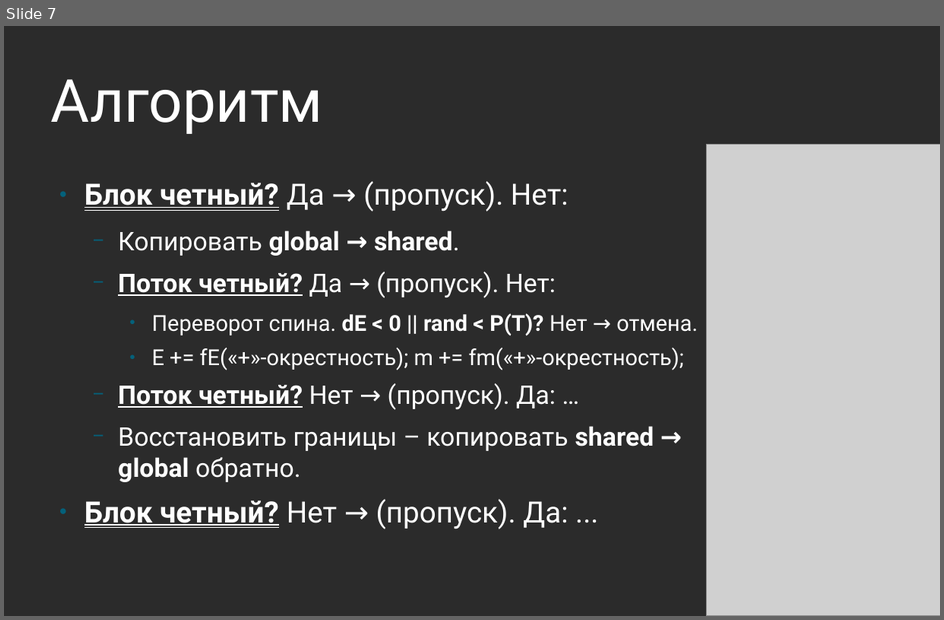
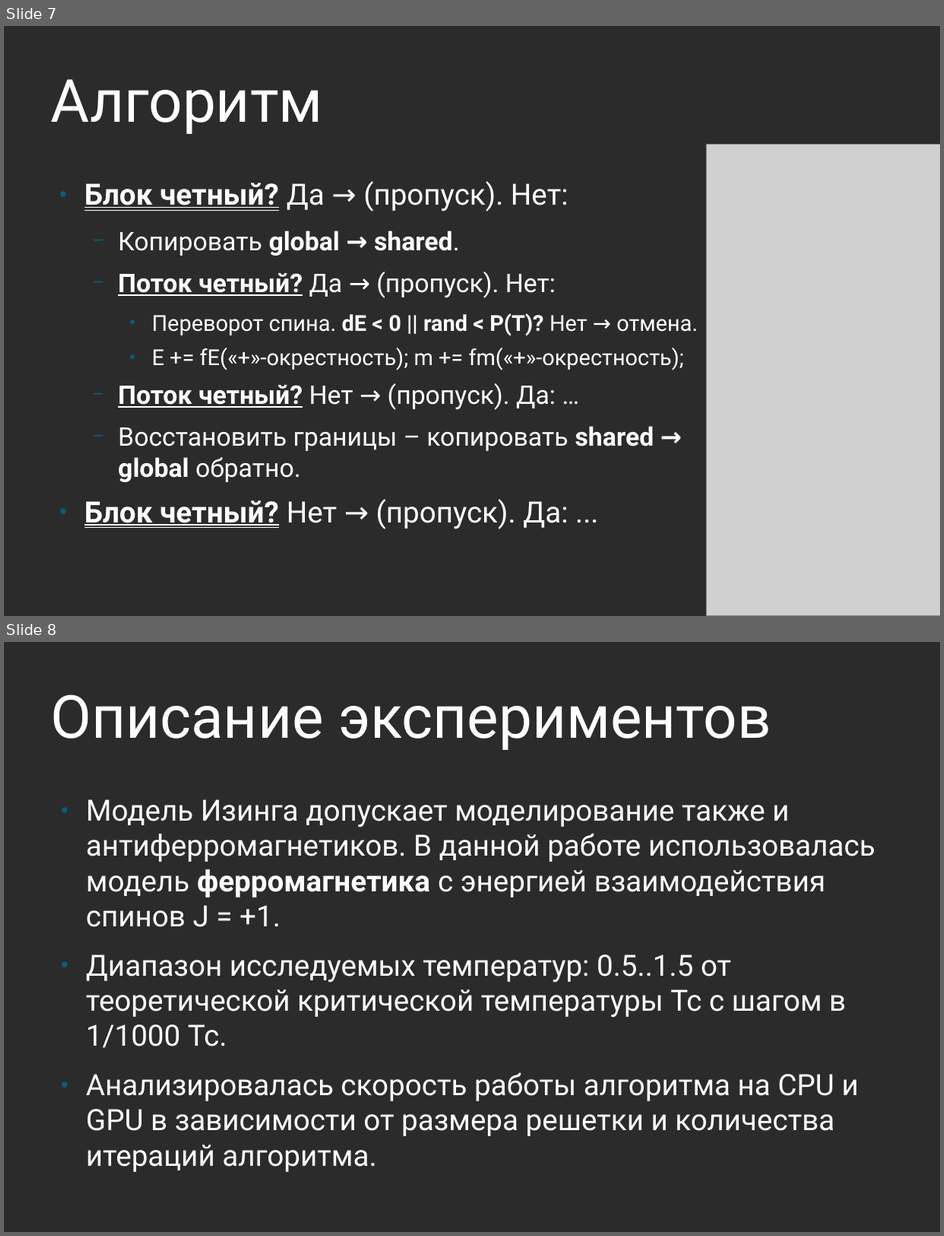
Before and after one commit to d8euAI8sMs/ss-13-ising, a slide deck: docs/report-opencl/presentation.odp. Shown one above the other, each under a label of ours: slide 7 before the commit, slides 7 and 8 after it. The pictures are 944x620 and 944x1236 pixels, drawn with LibreOffice and Linux fonts; fonts in the diff are those of the drawing; grey boxes stand for pictures; background and template pictures are left out; a plain dark background stands for a picture behind light text. Boxes give left, top, right and bottom in pixels: in the first picture for what was removed or moved away, otherwise in the second. Text is boxed around its words. In the diff, an @@ line names an element or a change of style, - is before the commit and + after.

```diff
--- a/docs/report-opencl/presentation.odp
+++ b/docs/report-opencl/presentation.odp
@@ slide 8 added at bbox=[4, 642, 940, 1232], background picture (left out) @@
@@ title added at bbox=[51, 694, 772, 750], 60 pt, text #FFFFFF @@
+Описание экспериментов
@@ text added at bbox=[86, 799, 876, 1172], 29.6 pt, text #FFFFFF @@
+● Модель Изинга допускает моделирование также и антиферромагнетиков. В данной работе использовалась модель ферромагнетика с энергией взаимодействия спинов J = +1.
+● Диапазон исследуемых температур: 0.5..1.5 от теоретической критической температуры Tc с шагом в 1/1000 Tc.
+● Анализировалась скорость работы алгоритма на CPU и GPU в зависимости от размера решетки и количества итераций алгоритма.
```
Also in this commit, not shown: 2 slides changed, 1 slide removed, 1 other file.
